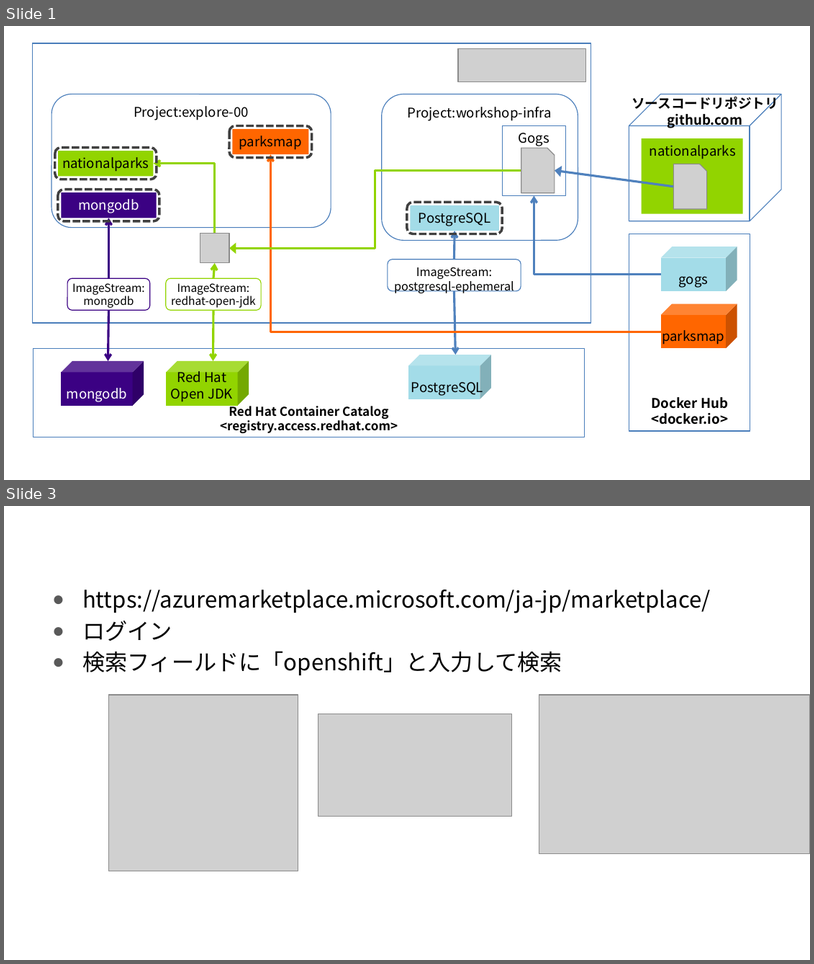
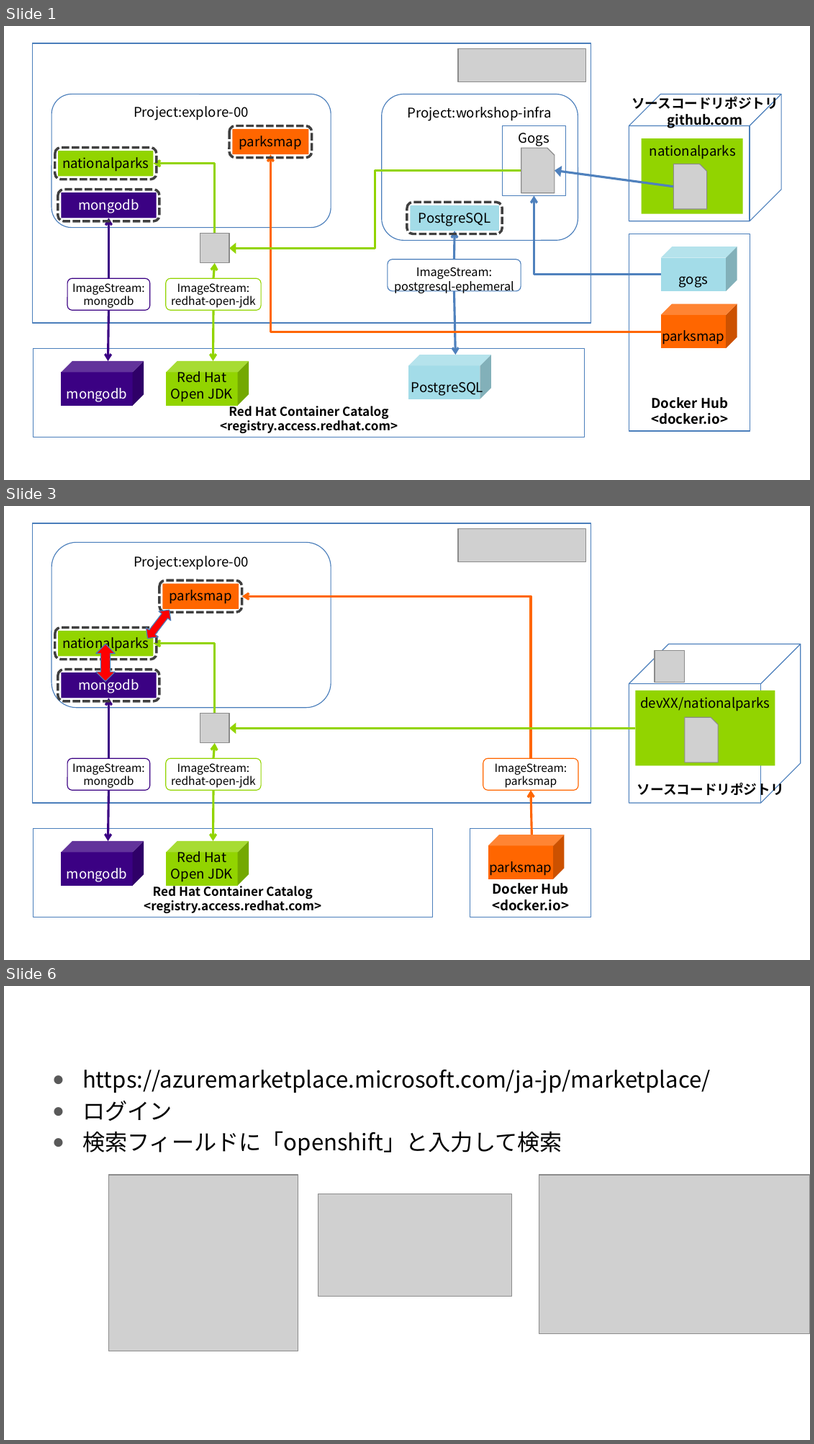
Before and after one commit to akubicharm/workshopper-content, a slide deck: images/diagrams.pptx. Shown one above the other, each under a label of ours: slides 1 and 3 before the commit, slides 1, 3 and 6 after it; the slides between them are not shown. The pictures are 814x964 and 814x1444 pixels, drawn with LibreOffice and Linux fonts; fonts in the diff are those of the drawing; grey boxes stand for pictures; background and template pictures are left out. Boxes give left, top, right and bottom in pixels: in the first picture for what was removed or moved away, otherwise in the second. Text is boxed around its words. In the diff, an @@ line names an element or a change of style, - is before the commit and + after.

```diff
--- a/images/diagrams.pptx
+++ b/images/diagrams.pptx
@@ slide 3 added at box(4, 506, 810, 960), background picture (left out) @@
@@ rounded rectangle added at box(32, 523, 590, 802), outline #4B7EBC 0.75 pt @@
@@ rounded rectangle added at box(52, 542, 331, 708), outline #4B7EBC 0.75 pt, 12 pt, text #000000 @@
+Project:explore-00
@@ picture added at box(458, 528, 586, 561) @@
@@ rounded rectangle added at box(160, 580, 242, 612), outline #404040 2.25 pt dashed @@
@@ rounded rectangle added at box(163, 584, 239, 608), fill #FF6600, 12 pt, text #000000 @@
+parksmap
@@ up down arrow added at box(142, 605, 175, 643), fill #FF0000, outline #4B7EBC 0.75 pt @@
@@ elbow arrow added from (531, 759) to (242, 596), #FF6600 2 pt @@
@@ rounded rectangle added at box(55, 628, 157, 659), outline #404040 2.25 pt dashed @@
@@ rounded rectangle added at box(58, 631, 153, 656), fill #92D400, 12 pt, text #000000 @@
+nationalparks
@@ up down arrow added at box(96, 644, 116, 681), fill #FF0000, outline #4B7EBC 0.75 pt @@
@@ elbow arrow added from (214, 713) to (153, 643), #92D400 2 pt @@
@@ cube added at box(629, 644, 801, 803), outline #4B7EBC 0.75 pt @@
@@ picture added at box(655, 650, 684, 682) @@
@@ rounded rectangle added at box(58, 669, 160, 701), outline #404040 2.25 pt dashed @@
@@ rounded rectangle added at box(62, 672, 157, 697), fill #3B0183, 12 pt, text #FFFFFF @@
+mongodb
@@ arrow added from (109, 759) to (109, 698), #3B0183 2 pt @@
@@ rectangle added at box(635, 690, 775, 766), fill #92D400, 12 pt, text #000000 @@
+devXX/nationalparks
@@ picture added at box(200, 713, 229, 743) @@
@@ picture added at box(685, 717, 718, 762) @@
@@ arrow added from (214, 759) to (214, 743), #92D400 2 pt @@
@@ elbow arrow added from (635, 728) to (230, 728), #92D400 2 pt @@
@@ rounded rectangle added at box(67, 759, 150, 790), outline #3B0183 0.75 pt, 10 pt, text #000000 @@
+ImageStream:
+mongodb
@@ rounded rectangle added at box(166, 759, 261, 790), outline #92D400 0.75 pt, 10 pt, text #000000 @@
+ImageStream:
+redhat-open-jdk
@@ rounded rectangle added at box(483, 759, 578, 790), outline #FF6600 0.75 pt, 10 pt, text #000000 @@
+ImageStream:
+parksmap
@@ text added at box(638, 780, 784, 798), 12 pt, text #000000, bold @@
+ソースコードリポジトリ
@@ arrow added from (109, 790) to (108, 841), #3B0183 2 pt @@
@@ arrow added from (214, 790) to (213, 841), #92D400 2 pt @@
@@ arrow added from (532, 834) to (531, 790), #FF6600 2 pt @@
@@ rounded rectangle added at box(33, 828, 432, 916), outline #4B7EBC 0.75 pt, 11 pt, text #000000, bold @@
+Red Hat Container Catalog
+<registry.access.redhat.com>
@@ rounded rectangle added at box(470, 828, 591, 916), outline #4B7EBC 0.75 pt, 12 pt, text #000000, bold @@
+Docker Hub
+<docker.io>
@@ cube added at box(62, 841, 144, 885), fill #3B0183, 12 pt, text #FFFFFF @@
+mongodb
@@ cube added at box(166, 841, 248, 885), fill #92D400, 12 pt, text #000000 @@
+Red Hat
+Open JDK
@@ cube added at box(489, 834, 564, 878), fill #FF6600, 12 pt, text #000000 @@
+parksmap
@@ what was slide 3 is now slide 6 @@
```
Also in this commit, not shown: 1 slide changed, 3 other slides added, 2 other files.
